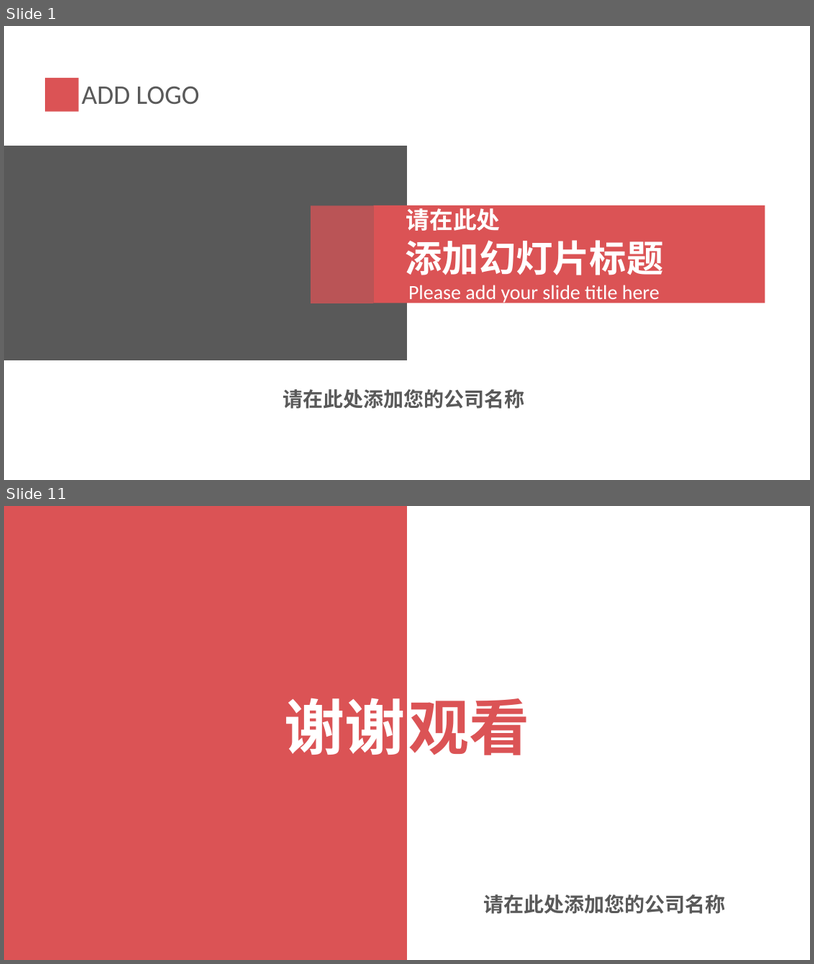
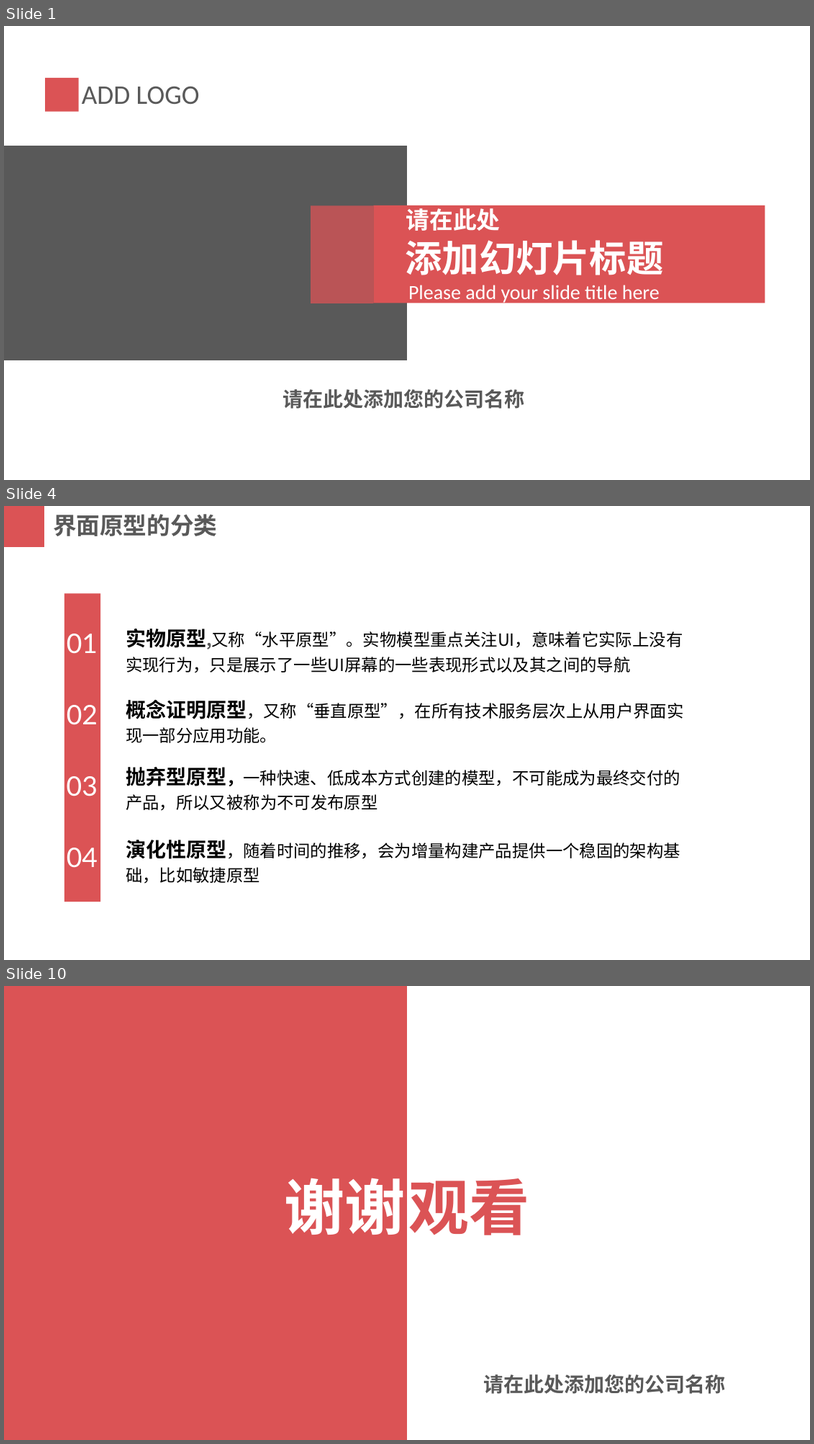
Before and after one commit to PRD2018-G03/PRD2018-G03-SoftwareEngineeringProject, a slide deck: 非受控文档/2_叶柏成/PPT/红灰配色简洁实用PPT模板.pptx. Shown one above the other, each under a label of ours: slides 1 and 11 before the commit, slides 1, 4 and 10 after it; the slides between them are not shown. The pictures are 814x964 and 814x1444 pixels, drawn with LibreOffice and Linux fonts; fonts in the diff are those of the drawing. Boxes give left, top, right and bottom in pixels: in the first picture for what was removed or moved away, otherwise in the second. Text is boxed around its words. In the diff, an @@ line names an element or a change of style, - is before the commit and + after.

```diff
--- a/非受控文档/2_叶柏成/PPT/红灰配色简洁实用PPT模板.pptx
+++ b/非受控文档/2_叶柏成/PPT/红灰配色简洁实用PPT模板.pptx
@@ slide 4 added at (4, 506, 810, 960), background #FFFFFF @@
@@ rectangle added at (4, 506, 44, 547), fill #DB5355 @@
@@ text added at (53, 514, 217, 536), 28 pt, text #595959, bold @@
+界面原型的分类
@@ rectangle added at (64, 594, 100, 901), fill #DB5355 @@
@@ text added at (67, 633, 98, 654), 32 pt, text #FFFFFF @@
+01
@@ text added at (126, 628, 683, 673), 20 pt, text #000000 @@
+实物原型,又称“水平原型”。实物模型重点关注UI，意味着它实际上没有实现行为，只是展示了一些UI屏幕的一些表现形式以及其之间的导航
@@ text added at (126, 700, 684, 743), 20 pt, text #000000 @@
+概念证明原型，又称“垂直原型”，在所有技术服务层次上从用户界面实现一部分应用功能。
@@ text added at (67, 705, 98, 725), 32 pt, text #FFFFFF @@
+02
@@ text added at (67, 776, 98, 796), 32 pt, text #FFFFFF @@
+03
@@ text added at (126, 767, 681, 811), 20 pt, text #000000 @@
+抛弃型原型，一种快速、低成本方式创建的模型，不可能成为最终交付的产品，所以又被称为不可发布原型
@@ text added at (67, 847, 98, 867), 32 pt, text #FFFFFF @@
+04
@@ text added at (126, 839, 681, 883), 20 pt, text #000000 @@
+演化性原型，随着时间的推移，会为增量构建产品提供一个稳固的架构基础，比如敏捷原型
@@ what was slide 11 is now slide 10 @@
```
Also in this commit, not shown: 7 other slides added, 9 slides removed.
